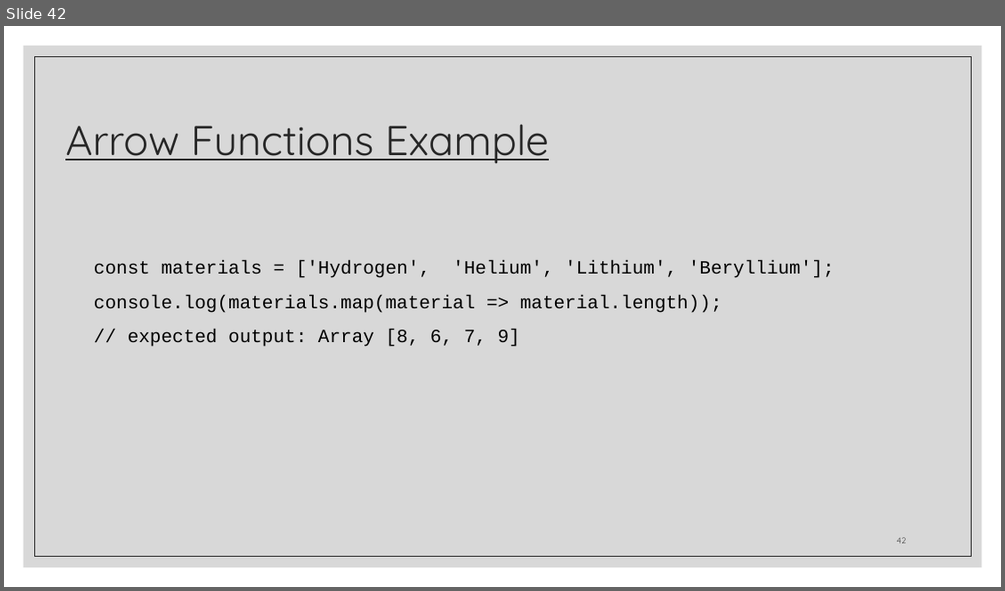
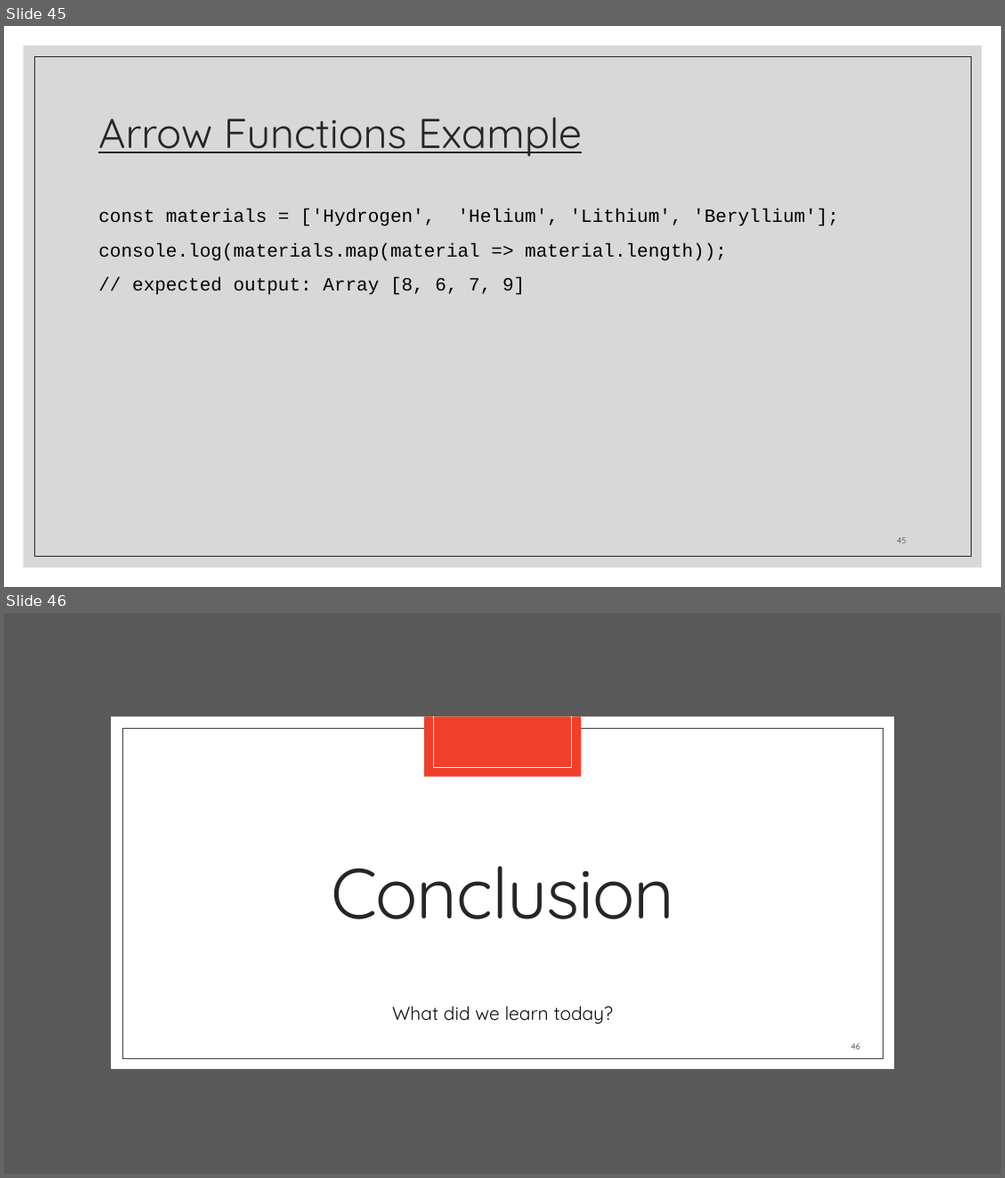
Before and after one commit to zackstotts/base-node-curriculum, a slide deck: unit_00/html_review/04 JavaScript.pptx. Shown one above the other, each under a label of ours: slide 42 before the commit, slides 45 and 46 after it. The pictures are 1005x591 and 1005x1178 pixels, drawn with LibreOffice and Linux fonts; fonts in the diff are those of the drawing. Boxes give left, top, right and bottom in pixels: in the first picture for what was removed or moved away, otherwise in the second. Text is boxed around its words. In the diff, an @@ line names an element or a change of style, - is before the commit and + after.

```diff
--- a/unit_00/html_review/04 JavaScript.pptx
+++ b/unit_00/html_review/04 JavaScript.pptx
@@ slide 46 added at [4,613,1001,1174], background #FFFFFF @@
@@ rectangle added at [4,613,1001,1174], fill #595959 @@
@@ rectangle added at [111,717,894,1070], fill #FFFFFF @@
@@ rectangle added at [424,717,582,777], fill #F03F2B @@
@@ line added from (433, 717) to (433, 767), #FFFFFF 0.5 pt @@
@@ line added from (572, 717) to (572, 767), #FFFFFF 0.5 pt @@
@@ rectangle added at [122,728,882,1058], outline #404040 0.5 pt @@
@@ line added from (433, 767) to (572, 767), #FFFFFF 0.5 pt @@
@@ title added at [331,866,674,919], 68 pt, text #262626 @@
+Conclusion
@@ text added at [392,1005,614,1024], 18 pt, text #0D0D0D @@
+What did we learn today?
@@ page number added at [851,1043,860,1049], 8 pt, text #262626 @@
+46
@@ what was slide 42 is now slide 45 @@
@@ slide 45 changed as well @@
@@ title "Arrow Functions Example": place and size @@
-title "Arrow Functions Example" at [65,124,549,164]
+title "Arrow Functions Example" at [98,117,582,157]
@@ text "const materials = ['Hydrogen', 'Helium', ...": place and size @@
-text "const materials = ['Hydrogen', 'Helium', ..." at [94,260,834,346]
+text "const materials = ['Hydrogen', 'Helium', ..." at [98,208,839,295]
@@ page number at [897,537,906,543]: text changed @@
-42
+45
```
Also in this commit, not shown: 36 other slides changed, 10 other slides added, 9 slides removed.
